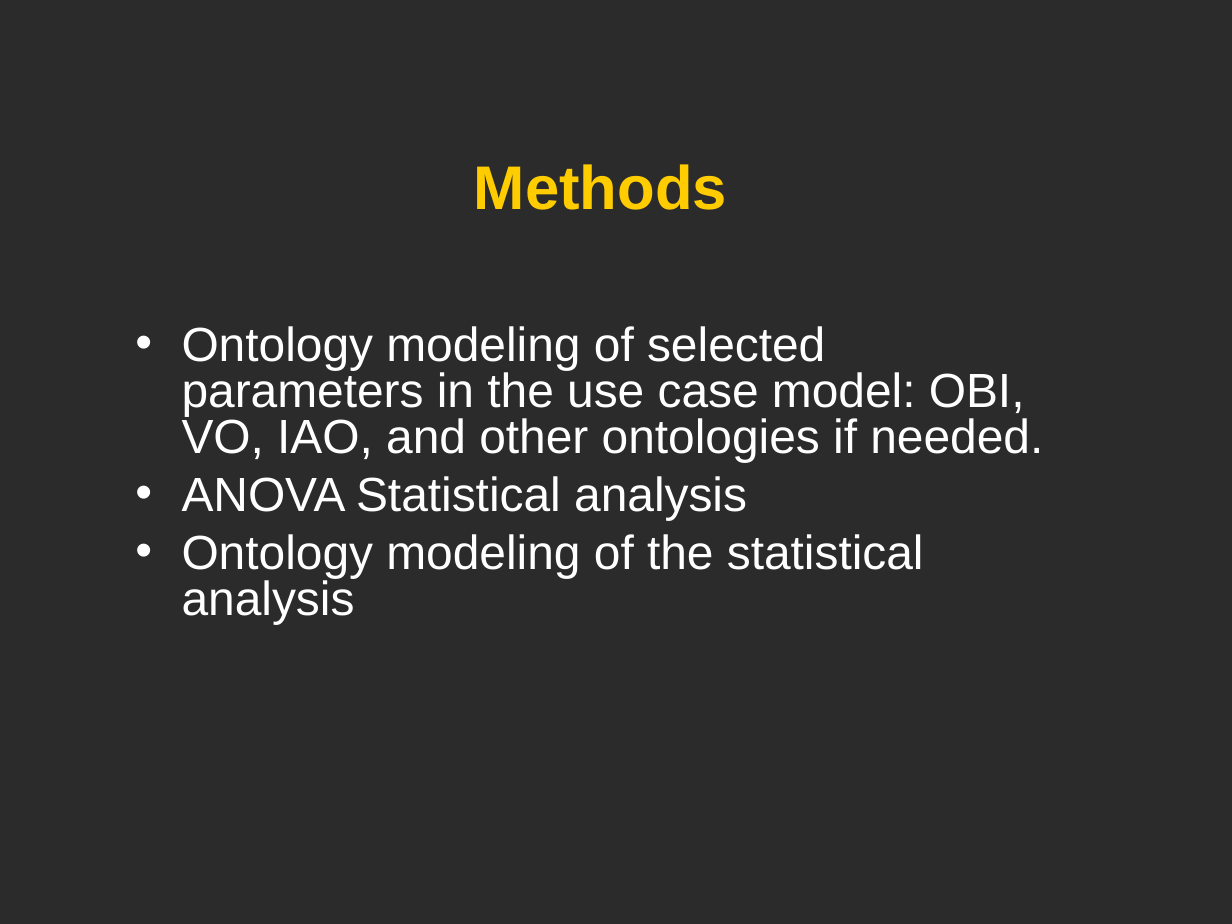
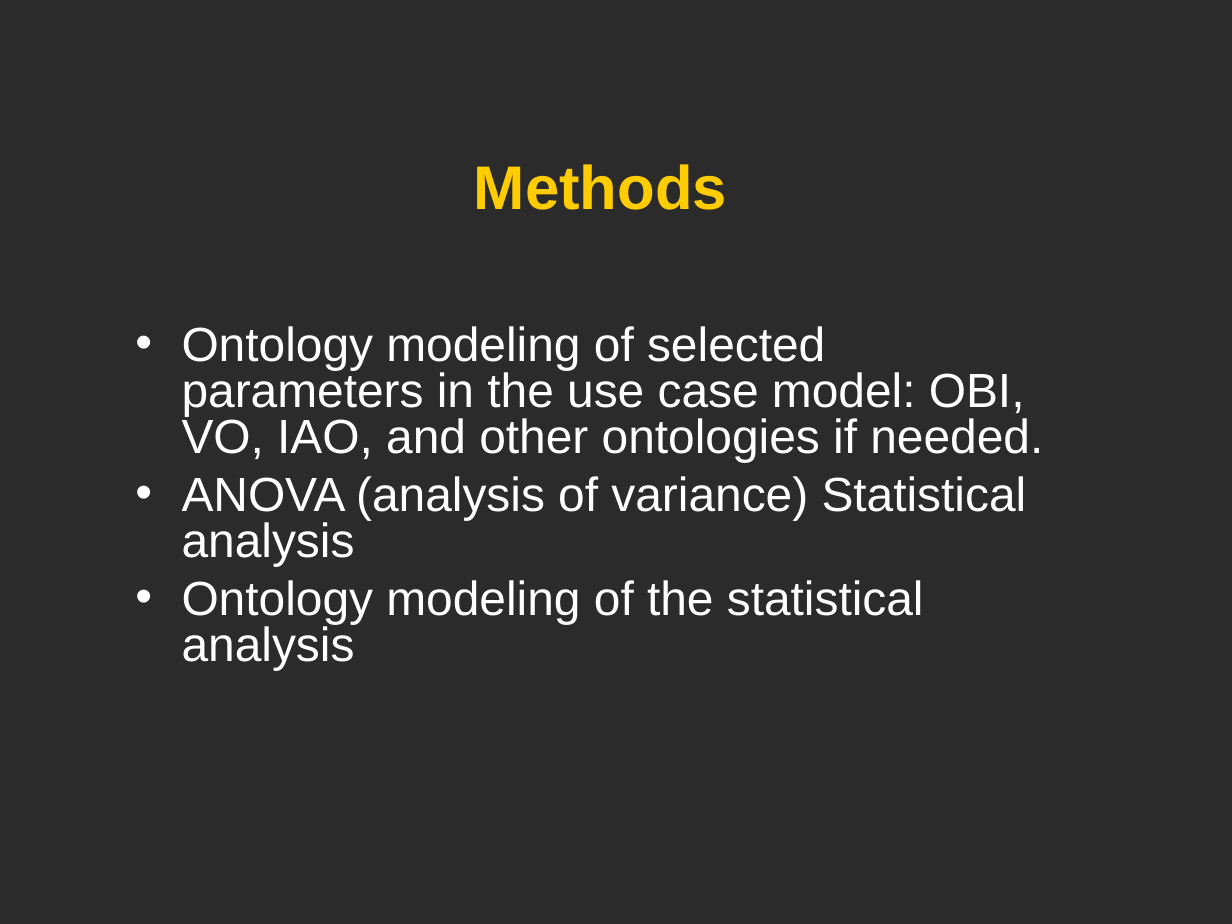
Before and after one commit to jamesaoverton/obi-backup, a slide deck: slide 7 of docs/developer/use cases/Vaccine_usercase_Vancouver2010.ppt. Drawn at 1232x924 pixels with LibreOffice and Linux fonts; fonts in the diff are those of the drawing; background and template pictures are left out; a plain dark background stands for a picture behind light text. Boxes give left, top, right and bottom in pixels: in the first picture for what was removed or moved away, otherwise in the second. Text is boxed around its words. In the diff, an @@ line names an element or a change of style, - is before the commit and + after.

```diff
--- a/docs/developer/use cases/Vaccine_usercase_Vancouver2010.ppt
+++ b/docs/developer/use cases/Vaccine_usercase_Vancouver2010.ppt
@@ text at (182, 476, 1027, 566): text changed @@
-• ANOVA Statistical analysis
+• ANOVA (analysis of variance) Statistical analysis
```
Also in this commit, not shown: 1 other slide changed, 3 slides added.
